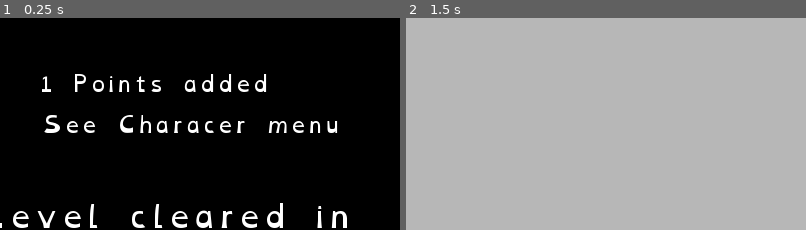
Above: before the commit, frames 1-2 (left to right).
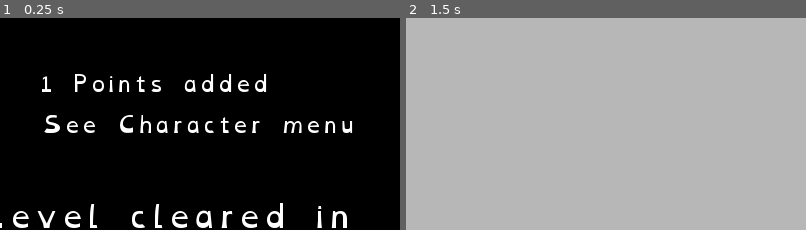
Above: after the commit, the same moments.

Repository: BesterCoder/nuggie-collector
Game: Godot game, scene res://menus/level/LevelComplete.tscn
Two runs of this game, one before a commit and one after it. Both use one fixed random seed, a clock stepped at 60 frames per second and the inputs below. This scene is started directly instead of the project's main scene. Sound files missing from this copy of the repository are replaced by a short silence.
Inputs (mouse positions are % of the whole screen's width and height, from its top left):
- Up to frame 1 (0.25 s): no input
- Up to frame 2 (1.5 s): click "Next Level" at 0.5 s; move the mouse to (72, 48) at 1.27 s; hold D (move_right) from 1.28 s (still down); hold E (interact) from 1.28 s (still down)
The pictures show only the part of the screen within x 50-100%, y 27-77%; the shares and areas given below are measured in that part.

The runs differ from the first frame. In frame 1, 0.9% of the frame differs, in the area x 55-88%, y 46-55%; in frame 2, nothing differs.

Commit message:
Fixed a typo. Characer -> Character

Diff:
--- a/menus/level/LevelComplete.gd
+++ b/menus/level/LevelComplete.gd
@@ -12,7 +12,7 @@
 	var new_points = ""
 	var comlete_time = ""
 	if not Level.is_comleted(level):
-		new_points = "%d Points added\nSee Characer menu" % level
+		new_points = "%d Points added\nSee Character menu" % level
 		var level_time = GameTimer.get_level_time_fmt(level)
 		comlete_time = "Level cleared in\n%s" % level_time
 
